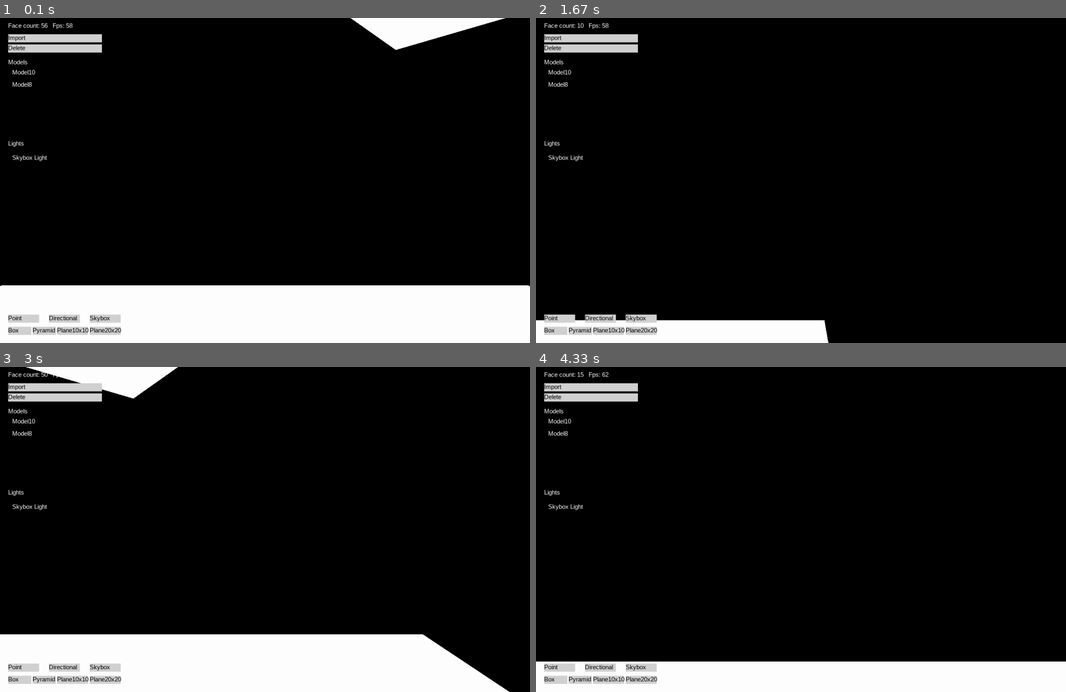
Above: before the commit, frames 1-4 (two rows, left to right).
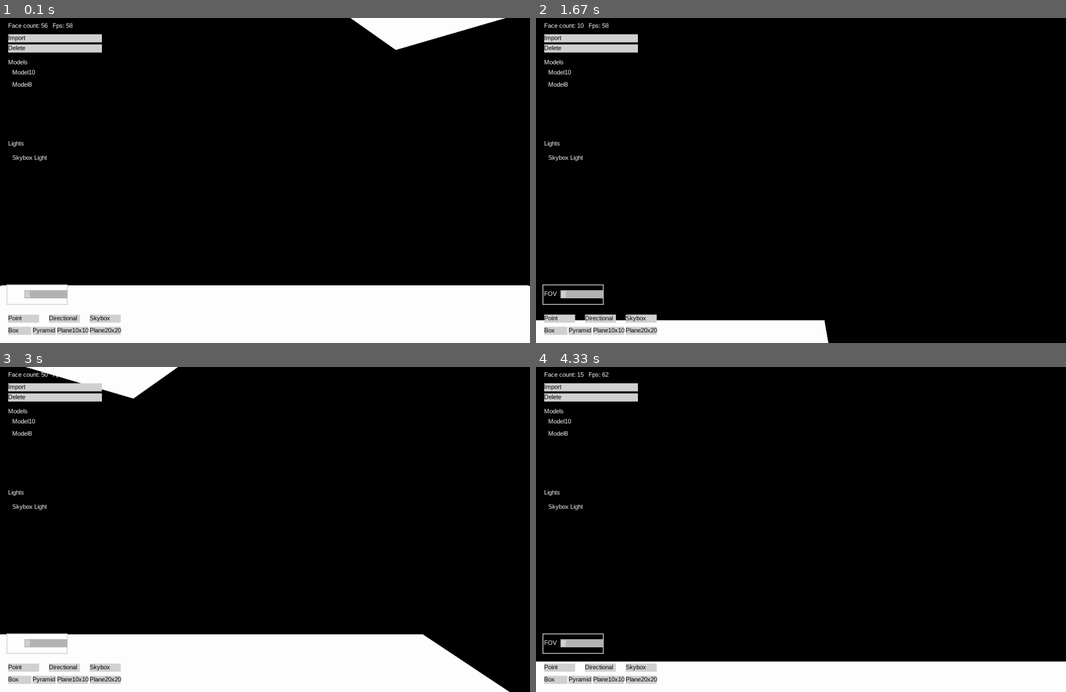
Above: after the commit, the same moments.

Repository: MichalTraczyk/pygame-3d-renderer
Game: pygame game, started from src/main.py
Same seed, same stepped clock (60 frames per second), same inputs: the game is played once before the commit and once after it.
Inputs (mouse positions are in pixels of both pictures, inside the frame that each line leads up to):
- Up to frame 1 (0.1 s): no input
- Up to frame 2 (1.67 s): hold Right 0.33-0.8 s; move the mouse to (779, 193) at 0.37 s; hold Up 0.83-1.13 s; hold Right 1.17-1.63 s
- Up to frame 3 (3 s): hold Left 1.67-2.2 s; click "Import" at 2.28 s; hold Down 2.57-2.87 s; right-click (328, 558) at 2.95 s
- Up to frame 4 (4.33 s): hold Left 3.23-3.63 s; hold Up 3.67-4.03 s; hold Right from 4.07 s (still down); tap E at 4.22 s

The runs differ from the first frame. In frame 1, 0.3% of the frame differs, in the area x 1-13%, y 81-89%; in frame 2, 0.3%; in frame 3, 0.3%; in frame 4, 0.3%.

Commit message:
fov slider

Diff:
--- a/src/Camera.py
+++ b/src/Camera.py
@@ -4,7 +4,7 @@
 from src.Math.VectorMath import VectorMath
 from src.MeshSystem.WorldFace import WorldFace
 
-
+main_camera = None
 class Camera:
 
     def __init__(self, fov: float, screen_x, screen_y, near_clip: float = 0.1):
@@ -12,7 +12,8 @@
         self.screen_y = screen_y
         self.screen_x = screen_x
         self.near_clip = near_clip
-
+        if main_camera is None:
+            Camera.main_camera = self
     def world_pos_to_screen(self, vertex_pos: Vector3):
         """
         Projects single vertex onto the screen
@@ -76,3 +77,6 @@
         cameranormal = VectorMath.normalize_vector(VectorMath.face_middle(face))
         dot = VectorMath.dot(normal, cameranormal)
         return dot < 0
+
+    def set_fov(self, fov: float):
+        self.fov = fov
--- /dev/null
+++ b/src/UI/Editors/ScreenEditor.py
@@ -0,0 +1,24 @@
+from pygame import Color, Vector2
+from src.UI.UIElements.Label import Label
+from src.UI.UIElements.Slider import Slider
+from src.UI.Editors.Editor import Editor
+from src.Camera import Camera
+
+class ScreenEditor(Editor):
+    def __init__(self, position):
+        super().__init__(position, None)
+        start = Vector2(position)
+        start.y += 10
+
+        fovLabel = Label((40, 20), (start.x, start.y), "FOV")
+        start.x += 40
+
+        self.fovSlider = Slider((self.default_slider_size, 20), (start.x, start.y), 30, 120)
+        self.fovSlider.current_value = Camera.main_camera.fov
+
+        self.fovSlider.add_value_changed_listener(self.__fov_changed)
+    def __fov_changed(self, value : float):
+        Camera.main_camera.set_fov(value)
+
+    def get_height(self):
+        return 50
--- a/src/UI/Screens/HierarchyScreen.py
+++ b/src/UI/Screens/HierarchyScreen.py
@@ -10,6 +10,7 @@
 from src.Light.LightSourcesTypes import *
 from src.Systems.Drawable import Drawable
 from src.Systems.Updatable import Updatable
+from src.UI.Editors.ScreenEditor import ScreenEditor
 from src.UI.UIElements.Button import Button
 from src.UI.UIElements.ExpandableList import ExpandableList
 from src.UI.UIElements.PerformanceLabel import PerformanceLabel
@@ -72,6 +73,7 @@
         self.selected_object = None
         self.selected_object_changed_listeners = []
 
+        self.screen_editor = ScreenEditor(Vector2(self.position.x + padding, self.position.y + 660))
     def lights_changed(self, lights):
         self.lightsList.clear()
 
